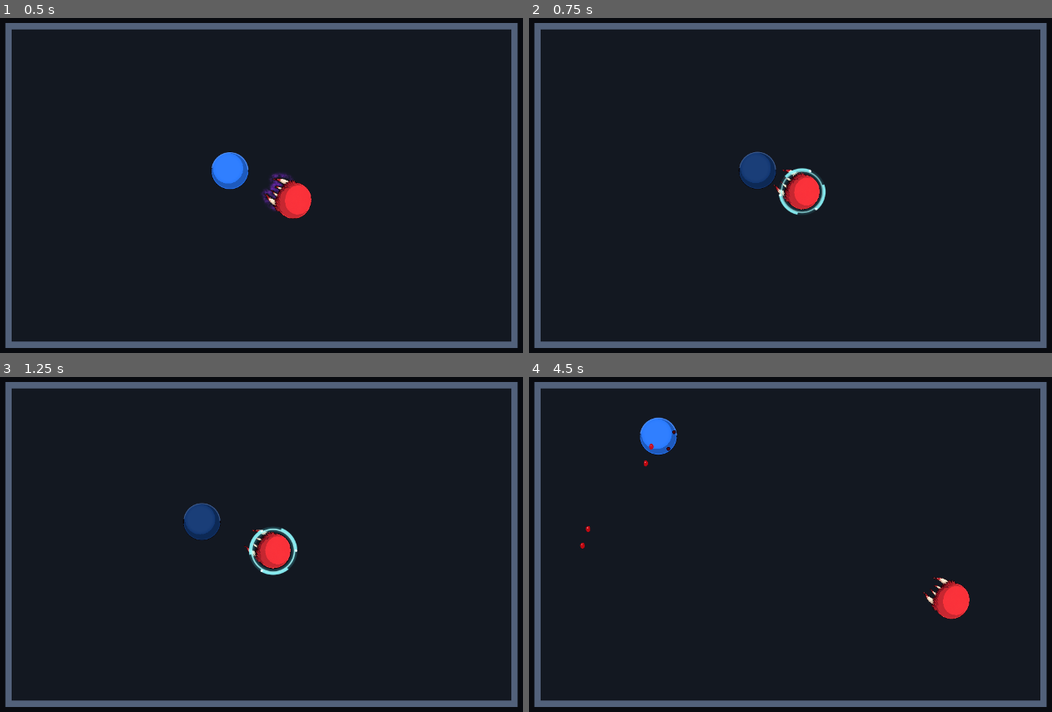
Above: before the commit, frames 1-4 (two rows, left to right).
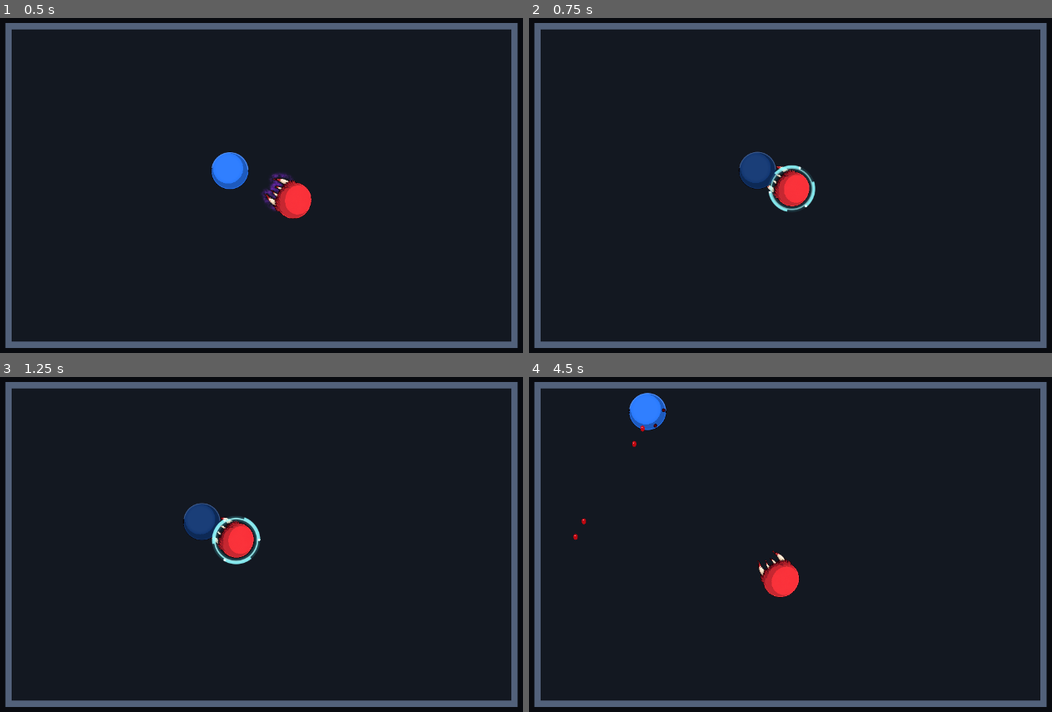
Above: after the commit, the same moments.

Repository: Esoptron/BallArena
Game: Godot game, scene res://scenes/main.tscn
Same seed, same stepped clock (60 frames per second), same inputs: the game is played once before the commit and once after it.
Inputs:
- Up to frame 1 (0.5 s): no input
- Up to frame 2 (0.75 s): no input
- Up to frame 3 (1.25 s): no input
- Up to frame 4 (4.5 s): no input

Frame 1 is identical in both runs. In frame 2, 1.0% of the frame differs, in the area x 45-57%, y 43-59%; in frame 3, 1.9%; in frame 4, 2.5%, in the area x 8-85%, y 4-73%.

Commit message:
Move vampire and victim as an attached pair throughout the bite

Diff:
--- a/scripts/vampire.gd
+++ b/scripts/vampire.gd
@@ -25,6 +25,7 @@
 var _bite_elapsed: float = 0.0
 var _fixed_fang_diameter: float = 70.0
 var _carry_velocity: Vector2 = Vector2.ZERO
+var _pair_offset: Vector2 = Vector2.ZERO
 var _victim_freeze_mode: int = RigidBody2D.FREEZE_MODE_STATIC
 
 
@@ -120,6 +121,7 @@
 	victim.freeze_mode = RigidBody2D.FREEZE_MODE_KINEMATIC
 	victim.paralyze(bite_duration)
 	_place_for_bite(victim)
+	_pair_offset = victim.global_position - fighter.global_position
 	bite_started.emit(victim)
 	queue_redraw()
 	return true
@@ -160,17 +162,48 @@
 
 
 func _advance_carried_motion(delta: float) -> void:
-	var motion := _carry_velocity * delta
-	for impact in 4:
-		var collision := bite_target.move_and_collide(motion, false, 0.001)
-		if collision == null:
-			break
-		var normal := collision.get_normal()
-		_carry_velocity = _carry_velocity.bounce(normal)
-		motion = collision.get_remainder().bounce(normal)
-		if motion.is_zero_approx():
-			break
-	bite_target.linear_velocity = _carry_velocity
+	var arena := fighter.get_parent().get_parent() as BallArena
+	if arena == null:
+		fighter.global_position += _carry_velocity * delta
+	else:
+		var position_local := arena.to_local(fighter.global_position)
+		var offset_local := arena.to_local(fighter.global_position + _pair_offset) - position_local
+		var velocity_local := arena.to_local(fighter.global_position + _carry_velocity) - position_local
+		# Sweep both circles as one rigid pair. Either body's wall contact reflects both.
+		var own_radius := fighter.diameter * 0.5
+		var victim_radius := bite_target.diameter * 0.5
+		var lower := Vector2(maxf(own_radius, victim_radius - offset_local.x),
+			maxf(own_radius, victim_radius - offset_local.y))
+		var upper := Vector2(minf(arena.arena_size.x - own_radius,
+			arena.arena_size.x - victim_radius - offset_local.x),
+			minf(arena.arena_size.y - own_radius,
+			arena.arena_size.y - victim_radius - offset_local.y))
+		position_local = position_local.clamp(lower, upper)
+		var remaining := delta
+		for impact in 8:
+			var hit_x := INF
+			var hit_y := INF
+			if absf(velocity_local.x) > 0.000001:
+				var boundary := upper.x if velocity_local.x > 0.0 else lower.x
+				hit_x = maxf(0.0, (boundary - position_local.x) / velocity_local.x)
+			if absf(velocity_local.y) > 0.000001:
+				var boundary := upper.y if velocity_local.y > 0.0 else lower.y
+				hit_y = maxf(0.0, (boundary - position_local.y) / velocity_local.y)
+			var contact_time := minf(hit_x, hit_y)
+			var travel := minf(remaining, contact_time)
+			position_local += velocity_local * travel
+			remaining -= travel
+			if contact_time > travel:
+				break
+			if hit_x <= hit_y + 0.0000001:
+				velocity_local.x = -velocity_local.x
+			if hit_y <= hit_x + 0.0000001:
+				velocity_local.y = -velocity_local.y
+			if remaining <= 0.0000001:
+				break
+		fighter.global_position = arena.to_global(position_local)
+		_carry_velocity = arena.to_global(velocity_local) - arena.to_global(Vector2.ZERO)
+	bite_target.global_position = fighter.global_position + _pair_offset
 
 
 func fang_spacing() -> float:
--- a/tests/vampire_test.gd
+++ b/tests/vampire_test.gd
@@ -23,6 +23,7 @@
 	await test_shared_statuses_and_wounds()
 	await test_tooth_immersion()
 	await test_carried_direction()
+	await test_pair_corner_bounds()
 	await test_bite_body_pulse()
 	await test_visuals_and_health()
 	await test_live_low_health()
@@ -100,7 +101,7 @@
 	check(not fangs.try_bite(red), "A bite must not stack/restart itself.")
 	check(fangs.has_bitten and red.is_paralyzed() and red.freeze,
 		"Bite should replace aura and immediately paralyze the victim.")
-	check(blue.freeze and blue.is_invulnerable(), "Attacker must be stopped and invulnerable during its bite.")
+	check(blue.freeze and blue.is_invulnerable(), "Attacker must be protected and driven by attached-pair movement.")
 	check(blue.take_damage(7) == 0 and blue.current_health == 50,
 		"Invulnerability must block actual damage.")
 	check(red.body_color().v < red.ball_color.v * 0.6,
@@ -115,8 +116,10 @@
 		"Helpless victim must continue moving rather than remain pinned.")
 	check(absf((fangs.get("_carry_velocity") as Vector2).length() - blue.movement_speed / 3.0) < 0.05,
 		"Victim must move at exactly one third of the attacker's configured speed.")
-	check(blue.position.distance_to(attacker_position) < 0.01 and blue.freeze,
-		"Attacker must remain fixed for the entire bite.")
+	check(blue.position.distance_to(attacker_position) > 100.0 and blue.freeze,
+		"Attacker must travel with the victim while attached.")
+	check((blue.position - attacker_position).distance_to(red.position - pinned_position) < 0.01,
+		"Attacker and victim must share identical displacement through the bite.")
 	check(tick_damage.size() == 9, "Nine ticks should have completed before 3 seconds.")
 	await ticks(50)
 	check(red.current_health == 90 and blue.current_health == 60,
@@ -406,19 +409,53 @@
 			"Victim must inherit the vampire's incoming direction, not aim toward it.")
 		check(absf(displacement.length() / elapsed - speed / 3.0) < 0.05,
 			"Measured victim displacement must match one-third speed for different vampire speeds.")
-		check(red.position.distance_to(attacker_start) < 0.01,
-			"Attacker must remain stationary while its incoming motion is carried by the victim.")
+		check((red.position - attacker_start).distance_to(displacement) < 0.01,
+			"Both bodies must move together with constant bite attachment.")
 		# Put the victim close to the lower wall to exercise a reflected trajectory.
-		blue.position.y = arena.arena_size.y - 42.0
+		var wall_shift := Vector2(0.0, arena.arena_size.y - 42.0 - blue.position.y)
+		blue.position += wall_shift
+		red.position += wall_shift
 		blue.reset_physics_interpolation()
+		red.reset_physics_interpolation()
 		await ticks(60)
 		check(blue.position.y <= arena.arena_size.y - 35.0 + 0.1
 			and (fangs.get("_carry_velocity") as Vector2).y < 0.0,
 			"Carried victim must bounce at the arena wall.")
 		start = blue.position
+		attacker_start = red.position
 		var before_elapsed: float = fangs.get("_bite_elapsed")
 		await ticks(60)
 		elapsed = float(fangs.get("_bite_elapsed")) - before_elapsed
 		check(absf(blue.position.distance_to(start) / elapsed - speed / 3.0) < 0.05,
 			"Measured speed must remain one third after wall reflection.")
+		check((red.position - attacker_start).distance_to(blue.position - start) < 0.01,
+			"Wall reflections must not separate the attached pair.")
 		await remove_arena(arena)
+
+
+func test_pair_corner_bounds() -> void:
+	for direction in [Vector2.LEFT, Vector2.RIGHT, Vector2(-1, -1).normalized()]:
+		var arena := new_arena()
+		var red := arena.get_node("Balls/RedBall") as ArenaBall
+		var blue := arena.get_node("Balls/BlueBall") as ArenaBall
+		red.opponent = null
+		blue.opponent = null
+		red.position = Vector2(35.3, 35.0)
+		blue.position = Vector2(110.0, 35.0)
+		red.movement_speed = 900.0
+		red.linear_velocity = direction * red.movement_speed
+		var fangs := red.get_node("Vampire") as VampireFangs
+		check(fangs.try_bite(blue), "Pair corner fixture must start.")
+		var attachment := blue.position - red.position
+		for step in 600:
+			await physics_frame
+			check((blue.position - red.position).distance_to(attachment) < 0.01,
+				"Wall and corner reflections must preserve attachment at every step.")
+			for ball in [red, blue]:
+				check(ball.position.x >= 34.99 and ball.position.y >= 34.99
+					and ball.position.x <= arena.arena_size.x - 34.99
+					and ball.position.y <= arena.arena_size.y - 34.99,
+					"Neither attached body may cross arena walls.")
+		check(absf((fangs.get("_carry_velocity") as Vector2).length() - 300.0) < 0.05,
+			"Pair reflection must preserve the shared one-third speed.")
+		await remove_arena(arena)
Not shown, changed: README.md
